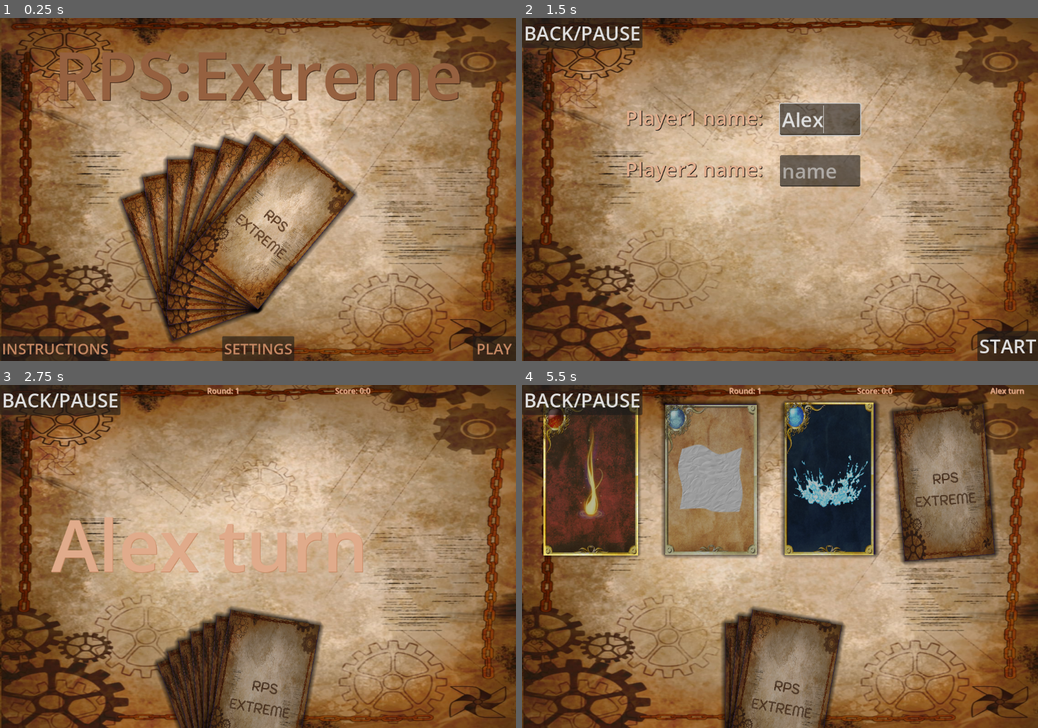
Above: before the commit, frames 1-4 (two rows, left to right).
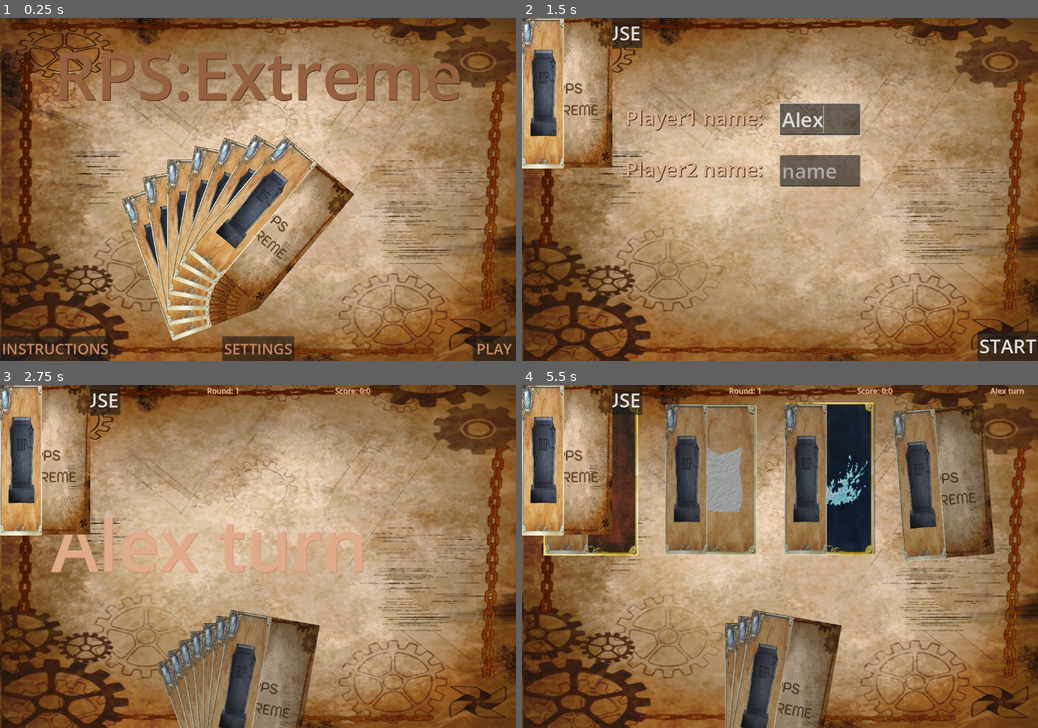
Above: after the commit, the same moments.

Repository: smkillerz777-star/RPS-Extreme
Game: Godot game, scene res://main_menu.tscn
Two runs of this game, one before a commit and one after it. Both use one fixed random seed, a clock stepped at 60 frames per second and the inputs below.
Inputs (mouse positions are in pixels of both pictures, inside the frame that each line leads up to):
- Up to frame 1 (0.25 s): no input
- Up to frame 2 (1.5 s): click "PLAY" at 0.5 s; click (821, 120) at 1.27 s; type "Alex" at 1.35 s
- Up to frame 3 (2.75 s): click (299, 539) at 1.5 s; type "Alex" at 1.58 s; click "START" at 2 s
- Up to frame 4 (5.5 s): tap Enter at 2.75 s; move the mouse to (893, 539) at 2.77 s; hold Right 2.78-3.53 s; tap Alt at 2.85, 4.35 s; click (893, 539) at 2.92 s; move the mouse to (676, 573) at 3.52 s; hold Down 3.53-4.28 s; tap Shift at 3.6, 5.1 s; move the mouse to (831, 481) at 4.27 s; hold Right 4.28-5.03 s; move the mouse to (754, 625) at 5.02 s; hold Up from 5.03 s (still down); click (754, 625) at 5.17 s

The runs differ from the first frame. In frame 1, 13% of the frame differs, in the area x 22-70%, y 33-95%; in frame 2, 7.0%; in frame 3, 13%; in frame 4, 24%, in the area x 0-93%, y 0-100%.

Commit message:
add modifier cards in card scene
these card will perform special actions and can only be used once in a round

Diff:
--- a/rps-extreme/card.tscn
+++ b/rps-extreme/card.tscn
@@ -10,23 +10,8 @@
 [ext_resource type="Texture2D" uid="uid://ds0obj3i7mxok" path="res://background.jpg" id="9_6lcat"]
 [ext_resource type="Texture2D" uid="uid://b37n4gu0gr1hx" path="res://stone.jpg" id="9_ut1v0"]
 
-[sub_resource type="StyleBoxFlat" id="StyleBoxFlat_b4rk6"]
-bg_color = Color(0.2627451, 0.3882353, 0.49411765, 1)
-border_width_left = 6
-border_width_top = 6
-border_width_right = 6
-border_width_bottom = 6
-border_color = Color(0.19607843, 0.11764706, 0.28235295, 1)
-corner_detail = 1
-shadow_size = 10
-
 [node name="card" type="Node2D" unique_id=1750312630]
 script = ExtResource("1_rjlel")
-
-[node name="Panel" type="Panel" parent="." unique_id=836641643]
-offset_right = 190.0
-offset_bottom = 315.0
-theme_override_styles/panel = SubResource("StyleBoxFlat_b4rk6")
 
 [node name="scissors" type="Node2D" parent="." unique_id=929358708]
 visible = false
@@ -90,3 +75,24 @@
 position = Vector2(94.99999, 157)
 scale = Vector2(0.17407405, 0.2054974)
 texture = ExtResource("9_6lcat")
+
+[node name="lock" type="Node2D" parent="." unique_id=407297266]
+
+[node name="Scissors" type="Sprite2D" parent="lock" unique_id=2126262453]
+position = Vector2(38.000004, 158.5)
+scale = Vector2(0.06851851, 0.20484294)
+texture = ExtResource("2_6lcat")
+
+[node name="change" type="Node2D" parent="." unique_id=1630485186]
+
+[node name="Paper" type="Sprite2D" parent="change" unique_id=1578383330]
+position = Vector2(43, 159)
+scale = Vector2(0.07962963, 0.20549737)
+texture = ExtResource("3_6lcat")
+
+[node name="plusone" type="Node2D" parent="." unique_id=2035126872]
+
+[node name="Stone" type="Sprite2D" parent="plusone" unique_id=523341128]
+position = Vector2(44.25, 157)
+scale = Vector2(0.081018515, 0.2041885)
+texture = ExtResource("9_ut1v0")
--- a/rps-extreme/main_game.gd
+++ b/rps-extreme/main_game.gd
@@ -12,8 +12,10 @@
 var card_enabled = false
 var game_ended = false
 var game_paused = false
+const cardScene = preload("res://card.tscn")
 func _ready():
 	card_disable()
+	add_modifier("hehe")
 	if(global.again):
 		game_start()
 func _process(delta: float) -> void:
@@ -305,3 +307,10 @@
 	tween2.tween_property($exit,"visible",false,0.01)
 	tween2.tween_property($resume,"visible",false,0.01)
 	game_paused = false
+
+func add_modifier(card_name):
+	var card = Node2D.new()
+	card.add_child(cardScene.instantiate())
+	card.add_child(Button.new())
+	card.name = card_name
+	add_child(card)
--- a/rps-extreme/project.godot
+++ b/rps-extreme/project.godot
@@ -23,7 +23,6 @@
 
 window/size/viewport_width=1080
 window/size/viewport_height=720
-window/dpi/allow_hidpi=false
 
 [editor_plugins]
 
